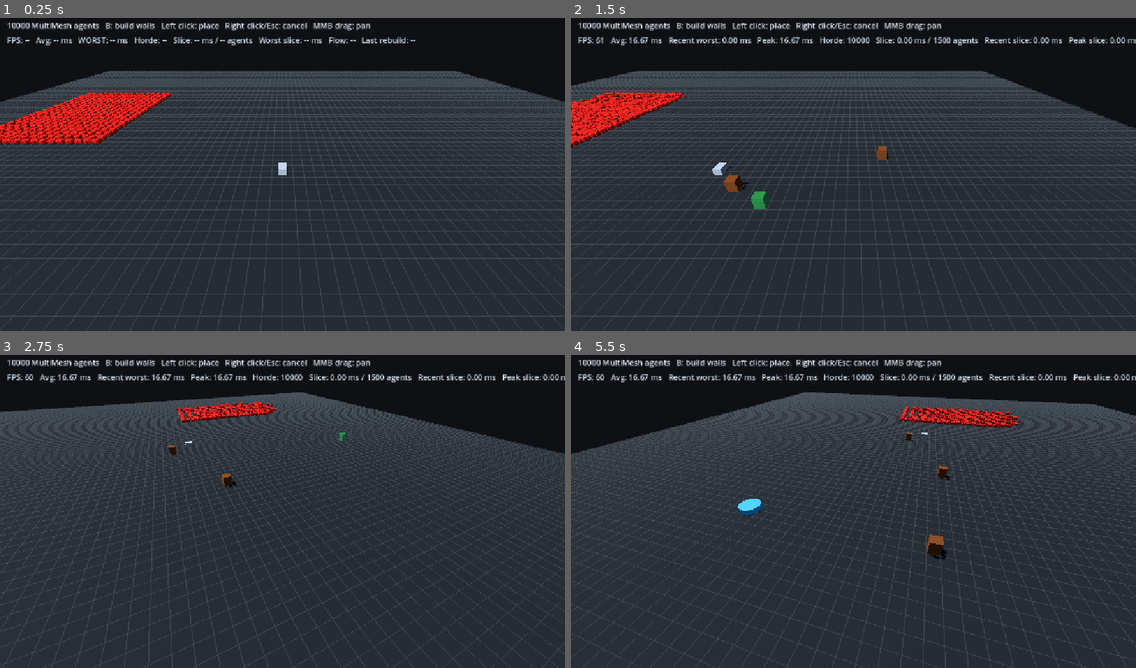
Above: before the commit, frames 1-4 (two rows, left to right).
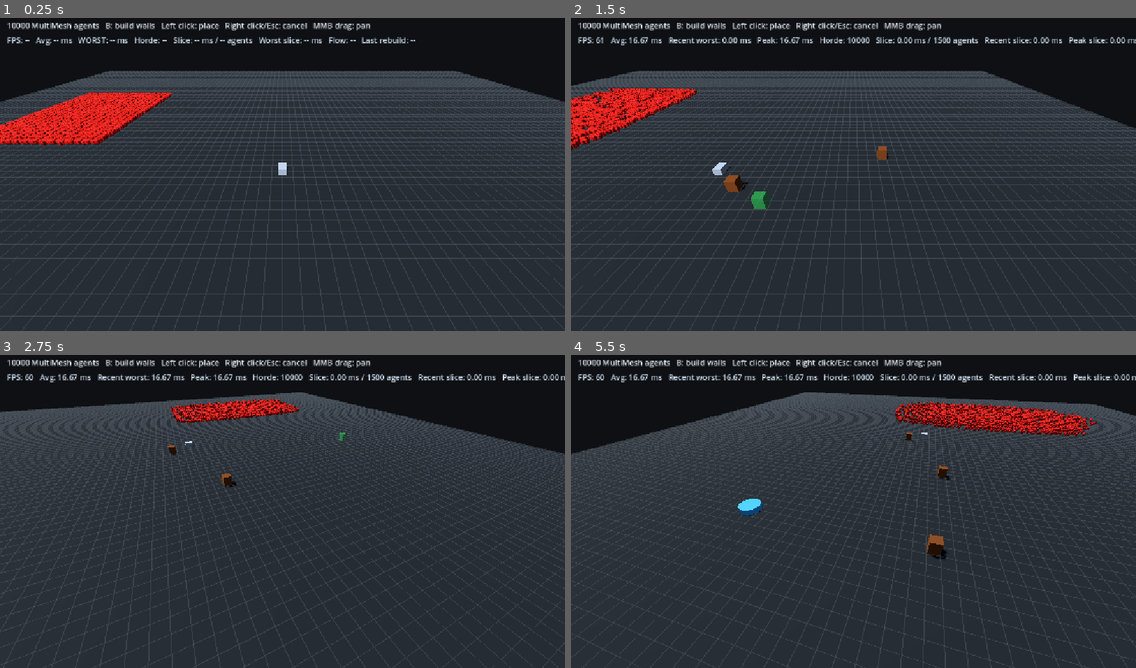
Above: after the commit, the same moments.

Repository: CaptainTiki/HordeLab
Game: Godot game, scene res://scenes/main.tscn
Two runs of this game, one before a commit and one after it. Both use one fixed random seed, a clock stepped at 60 frames per second and the inputs below.
Inputs (mouse positions are in pixels of both pictures, inside the frame that each line leads up to):
- Up to frame 1 (0.25 s): no input
- Up to frame 2 (1.5 s): tap Enter at 0.5 s; move the mouse to (977, 155) at 0.52 s; hold D 0.53-1.25 s; tap B at 0.6 s; click (977, 155) at 0.67 s; drag from (740, 187) to (825, 237) at 1.27 s
- Up to frame 3 (2.75 s): move the mouse to (339, 439) at 2.02 s; hold D from 2.03 s (still down); hold Q from 2.03 s (still down)
- Up to frame 4 (5.5 s): release D at 2.75 s; release Q at 2.75 s; drag from (825, 574) to (684, 461) at 2.77 s; move the mouse to (1023, 558) at 3.52 s; hold A 3.53-4.25 s; tap B at 3.6 s; drag from (684, 461) to (768, 430) at 4.27 s; move the mouse to (881, 508) at 5.02 s; hold S from 5.03 s (still down); hold Q from 5.03 s (still down); click (881, 508) at 5.17 s

The runs differ from the first frame. In frame 1, 1.4% of the frame differs, in the area x 0-31%, y 23-41%; in frame 2, 1.7%; in frame 3, 0.9%; in frame 4, 2.1%, in the area x 57-94%, y 14-26%.

Commit message:
Smooth horde presentation and rebalance weighted routing

Diff:
--- a/scripts/horde_simulation.gd
+++ b/scripts/horde_simulation.gd
@@ -4,6 +4,7 @@
 const INVALID_CELL: Vector2i = Vector2i(-1, -1)
 const MAX_AGENT_STEP_SECONDS: float = 0.15
 const MAX_CELL_TRANSITIONS_PER_UPDATE: int = 4
+const MAX_PRESENTATION_EXTRAPOLATION_SECONDS: float = 0.18
 
 @export var grid_path: NodePath
 @export var flow_field_path: NodePath
@@ -15,8 +16,8 @@
 @export var spawn_extents: Vector2 = Vector2(16.0, 20.0)
 @export var agent_radius: float = 0.32
 @export var agent_height: float = 1.1
-@export var density_weight: int = 7
-@export var path_weight: int = 12
+@export var density_weight: int = 16
+@export var path_weight: int = 1
 @export var lane_offset_fraction: float = 0.28
 @export var target_arrival_distance: float = 0.08
 
@@ -60,10 +61,6 @@
 
 	var desired_updates: float = float(agent_count) * simulation_hz * delta
 	work_accumulator += desired_updates
-
-	# Never allow an unlimited backlog to build up. If the renderer cannot keep
-	# pace with the requested simulation rate, the scheduler intentionally lowers
-	# per-agent update frequency instead of creating a giant catch-up hitch.
 	work_accumulator = minf(work_accumulator, float(maxi(agent_count, 1)))
 
 	var requested_agents: int = floori(work_accumulator)
@@ -122,9 +119,6 @@
 	var remaining_distance: float = move_speed * step_delta
 	var transitions: int = 0
 
-	# Consume the full movement budget. Reaching a cell target must not cost an
-	# entire scheduler update, otherwise low update rates create a visible pause
-	# at every grid cell boundary.
 	while remaining_distance > 0.0001 and transitions < MAX_CELL_TRANSITIONS_PER_UPDATE:
 		if current_cell == flow_field.goal_cell and target_cells[index] == INVALID_CELL:
 			break
@@ -142,7 +136,6 @@
 
 		var offset: Vector3 = target - position
 		var distance: float = offset.length()
-
 		if distance <= target_arrival_distance:
 			position = target
 			target_cells[index] = INVALID_CELL
@@ -161,22 +154,20 @@
 			target_cells[index] = INVALID_CELL
 			transitions += 1
 			continue
-
 		break
 
 	positions[index] = position
 	_update_agent_cell(index, starting_cell, current_cell)
 
-	# Presentation is delayed/smoothed entirely on the GPU. INSTANCE_CUSTOM uses:
-	# x/z = offset back to the previous authoritative position
-	# y   = this agent's actual time between simulation updates
-	# w   = presentation timestamp of this update
-	var presentation_offset: Vector3 = old_position - position
+	var velocity: Vector3 = Vector3.ZERO
+	if step_delta > 0.0001:
+		velocity = (position - old_position) / step_delta
+	var extrapolation_seconds: float = clampf(step_delta * 1.35, 0.03, MAX_PRESENTATION_EXTRAPOLATION_SECONDS)
 	multimesh.set_instance_transform(index, Transform3D(Basis.IDENTITY, position))
 	multimesh.set_instance_custom_data(index, Color(
-		presentation_offset.x,
-		clampf(step_delta, 0.016, MAX_AGENT_STEP_SECONDS),
-		presentation_offset.z,
+		velocity.x,
+		velocity.z,
+		extrapolation_seconds,
 		presentation_time
 	))
 
@@ -210,13 +201,18 @@
 		if not flow_field.can_traverse(current_cell, neighbor):
 			continue
 		var neighbor_cost: int = flow_field.get_cost(neighbor)
-		if neighbor_cost >= current_cost:
+		if neighbor_cost == FlowField.UNREACHABLE:
+			continue
+
+		var step_cost: int = flow_field.get_step_cost(direction)
+		var route_cost: int = neighbor_cost + step_cost
+		if route_cost > current_cost + FlowField.DIAGONAL_COST:
 			continue
 
 		var neighbor_index: int = _cell_index(neighbor)
 		var occupancy: int = density[neighbor_index] + reservations[neighbor_index]
 		var tie_break: int = _stable_jitter(agent_index, neighbor)
-		var score: int = neighbor_cost * path_weight + occupancy * density_weight + tie_break
+		var score: int = route_cost * path_weight + occupancy * density_weight + tie_break
 		if score < best_score:
 			best_score = score
 			best_cell = neighbor
@@ -249,9 +245,9 @@
 uniform float presentation_time = 0.0;
 
 void vertex() {
-	float duration = clamp(INSTANCE_CUSTOM.y, 0.016, 0.15);
-	float progress = clamp((presentation_time - INSTANCE_CUSTOM.w) / duration, 0.0, 1.0);
-	VERTEX += vec3(INSTANCE_CUSTOM.x, 0.0, INSTANCE_CUSTOM.z) * (1.0 - progress);
+	float elapsed = clamp(presentation_time - INSTANCE_CUSTOM.w, 0.0, INSTANCE_CUSTOM.z);
+	vec2 velocity = INSTANCE_CUSTOM.xy;
+	VERTEX += vec3(velocity.x, 0.0, velocity.y) * elapsed;
 }
 
 void fragment() {
@@ -315,4 +311,4 @@
 func _upload_all_transforms() -> void:
 	for index: int in range(positions.size()):
 		multimesh.set_instance_transform(index, Transform3D(Basis.IDENTITY, positions[index]))
-		multimesh.set_instance_custom_data(index, Color(0.0, 1.0 / maxf(simulation_hz, 1.0), 0.0, presentation_time))
+		multimesh.set_instance_custom_data(index, Color(0.0, 0.0, 0.0, presentation_time))
